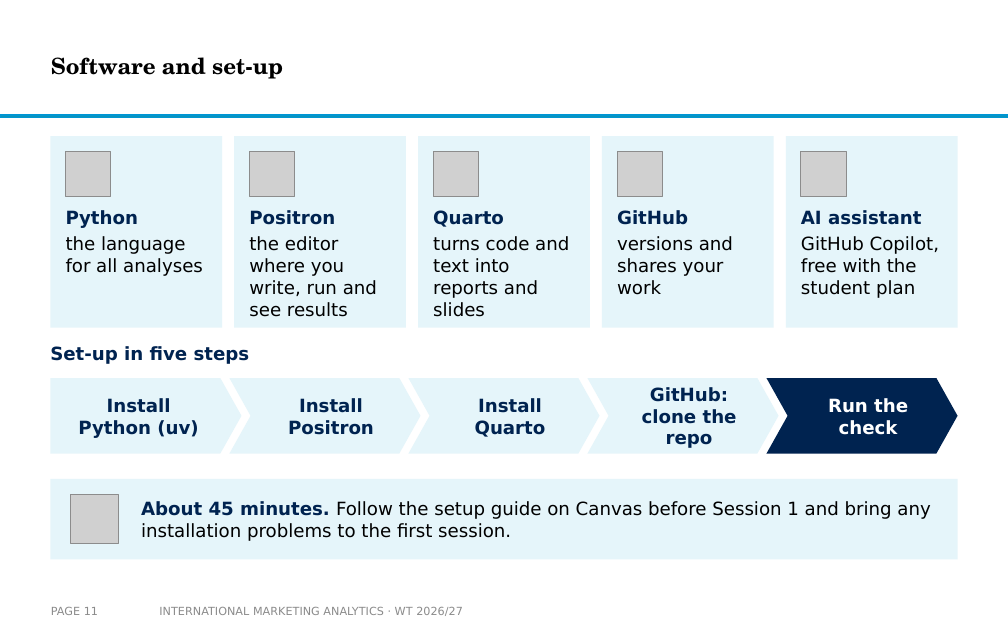
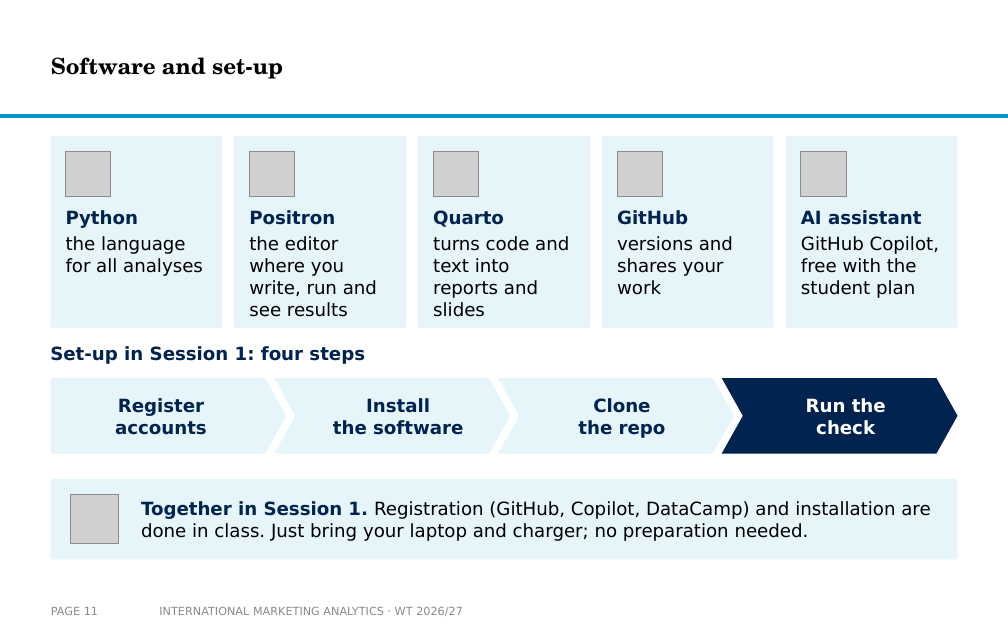
Before and after one commit to arnefloh-wu/International-Marketing-Analytics, a slide deck: slide 11 of slides/00a_course-content-and-style_WT26-27.pptx. Drawn at 1008x630 pixels with LibreOffice and Linux fonts; fonts in the diff are those of the drawing; grey boxes stand for pictures; background and template pictures are left out. Boxes give left, top, right and bottom in pixels: in the first picture for what was removed or moved away, otherwise in the second. Text is boxed around its words. In the diff, an @@ line names an element or a change of style, - is before the commit and + after.

```diff
--- a/slides/00a_course-content-and-style_WT26-27.pptx
+++ b/slides/00a_course-content-and-style_WT26-27.pptx
@@ text at (50, 346, 365, 364): text changed @@
-Set-up in five steps
+Set-up in Session 1: four steps
@@ pentagon arrow "Register accounts": place and size @@
-pentagon arrow "Register accounts" at (50, 378, 242, 454)
+pentagon arrow "Register accounts" at (50, 378, 286, 454)
@@ chevron "Install the software": place and size @@
-chevron "Install the software" at (230, 378, 421, 454)
+chevron "Install the software" at (274, 378, 510, 454)
@@ chevron removed at (408, 378, 600, 454) @@
-Install
-Quarto
@@ chevron "Clone the repo": place and size @@
-chevron "Clone the repo" at (588, 378, 779, 454)
+chevron "Clone the repo" at (498, 378, 734, 454)
@@ chevron "Run the check": place and size @@
-chevron "Run the check" at (766, 378, 958, 454)
+chevron "Run the check" at (722, 378, 958, 454)
@@ text in pentagon arrow at (115, 398, 207, 435): text changed @@
-Install
-Python (uv)
+Register
+accounts
@@ text in chevron at (333, 398, 463, 435): text changed @@
-Install
-Positron
+Install
+the software
@@ text in chevron at (578, 398, 666, 438): text changed @@
-GitHub:
-clone the repo
+Clone
+the repo
@@ text at (141, 501, 930, 541): text changed @@
-About 45 minutes. Follow the setup guide on Canvas before Session 1 and bring any installation problems to the first session.
+Together in Session 1. Registration (GitHub, Copilot, DataCamp) and installation are done in class. Just bring your laptop and charger; no preparation needed.
```
Also in this commit, not shown: 4 other slides changed, 2 other files.
